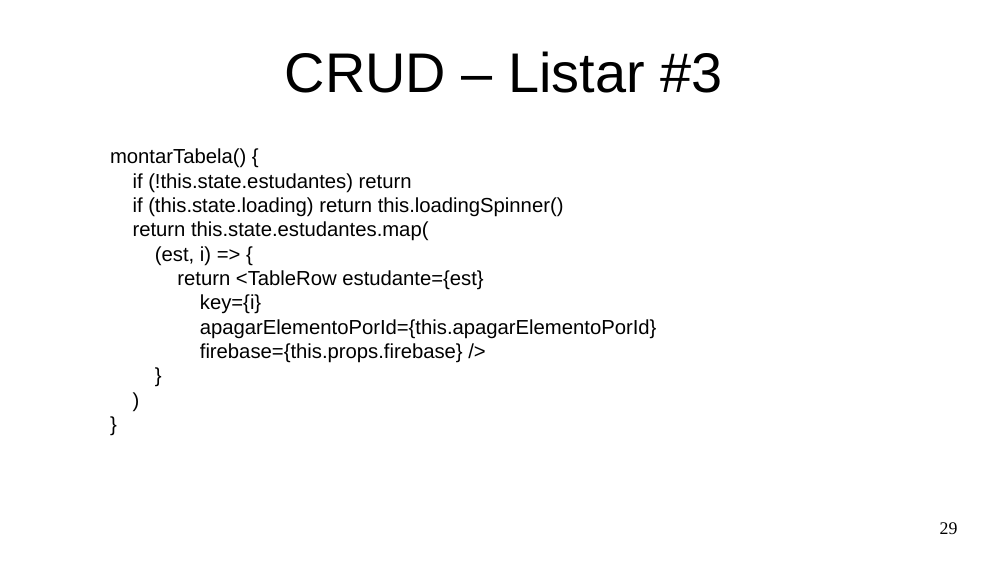
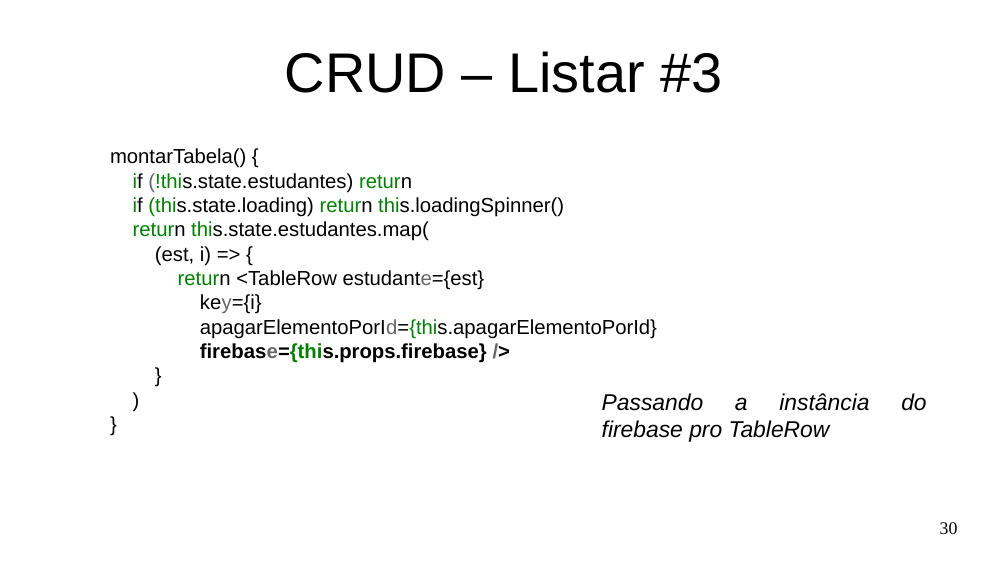
Before and after one commit to Marques-Dev/WEB_2020-1, a slide deck: slide 30 of SLIDES/aula07-crud-firebase.odp (slide 29 before the commit). Drawn at 1008x567 pixels with LibreOffice and Linux fonts; fonts in the diff are those of the drawing. Boxes give left, top, right and bottom in pixels: in the first picture for what was removed or moved away, otherwise in the second. Text is boxed around its words. In the diff, an @@ line names an element or a change of style, - is before the commit and + after.

Commit message:
slides crud tudo

```diff
--- a/SLIDES/aula07-crud-firebase.odp
+++ b/SLIDES/aula07-crud-firebase.odp
@@ text at bbox=[133, 173, 657, 363]: text colour #000000 to #008000 in "if (!this.state.estudantes) return", "if (this.state.loading) return this.loadingSpinner()", "return this.state.estudantes.map(", "return" and 2 more places; text colour #000000 to #666666 in "(!this.state.estudantes)", "estudante={est}", "key={i}", "apagarElementoPorId={this.apagarElementoPorId}" and 1 more places; bold on in "firebase={this.props.firebase} />" @@
@@ text added at bbox=[602, 393, 869, 442], 18 pt, text #000000, italic @@
+Passando a instância do firebase pro TableRow
@@ page number at bbox=[940, 522, 958, 534]: text changed @@
-29
+30
```
Also in this commit, not shown: 14 other slides changed, 10 slides added, 4 other files.
